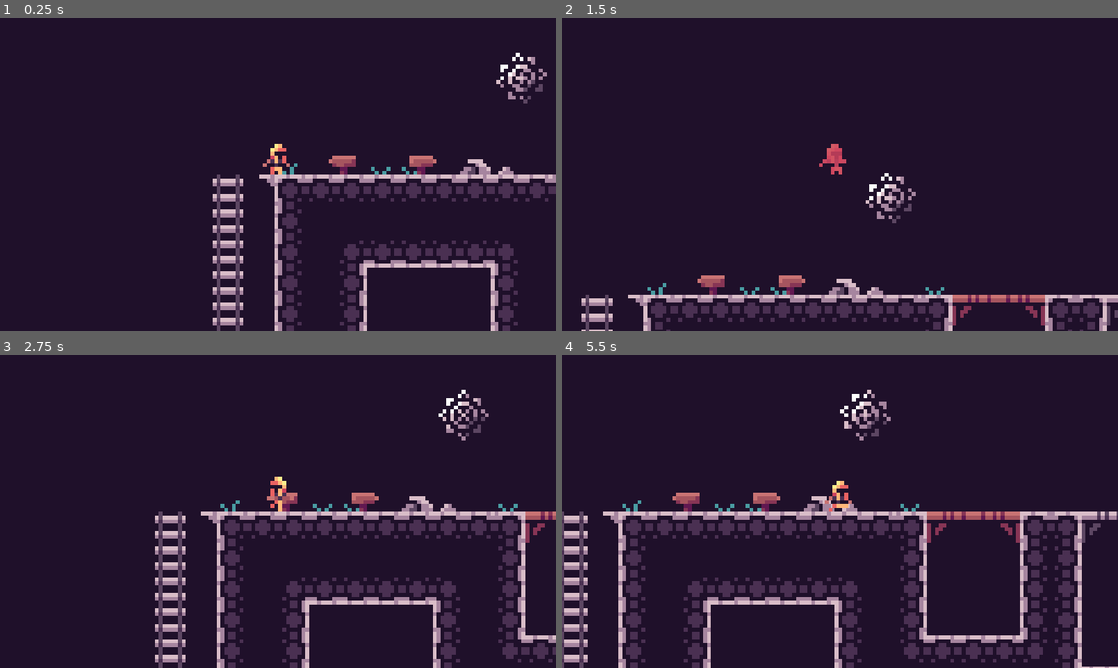
Above: before the commit, frames 1-4 (two rows, left to right).
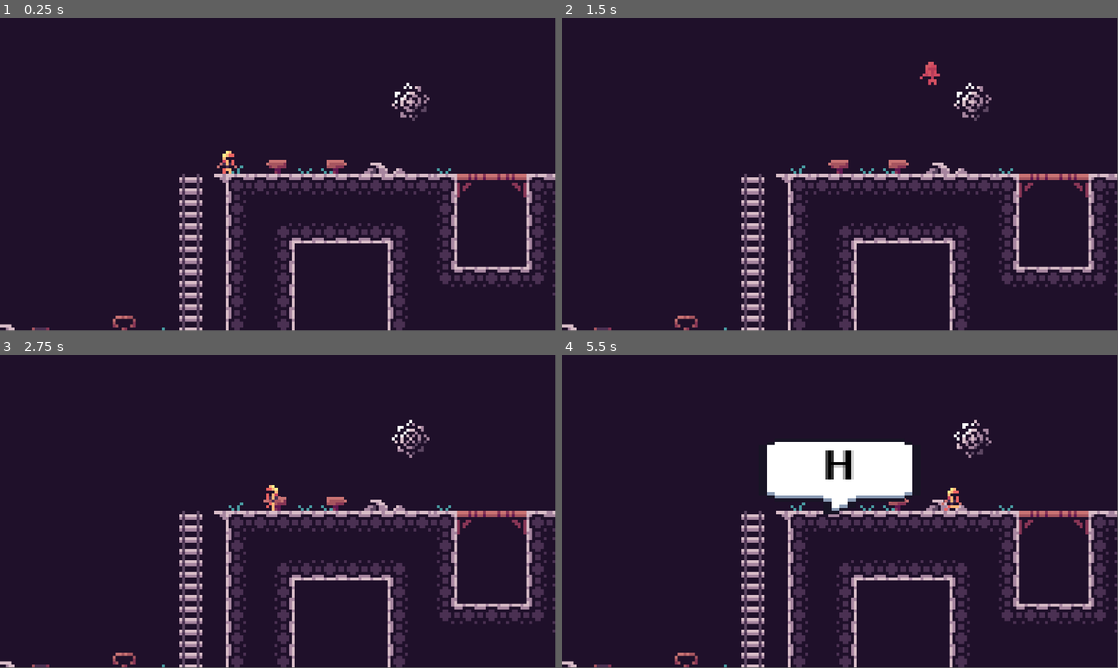
Above: after the commit, the same moments.

Repository: kjardine00/MetroidvaniaPuzzleGame
Game: Godot game, scene res://RoomBuilder/room_template.tscn
The game is run twice, just before and just after one commit, with the same random seed, the same clock (stepped at 60 frames per second) and the same inputs. The project has no main scene, so this scene is started directly.
Inputs:
- Up to frame 1 (0.25 s): no input
- Up to frame 2 (1.5 s): tap Enter at 0.5 s; hold F (interact) 0.53-1.28 s; hold D (move_right) from 0.53 s (still down); tap K (jump) at 0.77 s; tap J (attack) at 1.35 s
- Up to frame 3 (2.75 s): tap K (jump) at 1.52 s; tap F (interact) at 1.55 s; release D (move_right) at 2.03 s; hold A (move_left) from 2.03 s (still down); hold F (interact) from 2.03 s (still down)
- Up to frame 4 (5.5 s): release A (move_left) at 2.78 s; release F (interact) at 2.78 s; hold D (move_right) 2.78-4.28 s; tap F (interact) at 2.85, 3.8, 4.35 s; tap K (jump) at 3.02, 3.77, 4.52 s; hold J (attack) 3.53-4.28 s; tap 0 (debug_input, bound only after the commit) at 4.15 s; hold A (move_left) 4.28-5.03 s; hold D (move_right) from 5.03 s (still down); hold F (interact) from 5.03 s (still down)
In our replay, the window is 800x450 before the commit and 799x449 after it. These sizes can differ from the game's own. Grey fills any space a smaller window leaves; there, only what the larger window draws over its background counts as a difference.

The runs differ from the first frame. In frame 1, 14% of the frame differs, in the area x 0-100%, y 11-100%; in frame 2, 14%; in frame 3, 15%; in frame 4, 24%.

Commit message:
update to current position before changes

Diff:
--- a/Components/Interaction/interact_comp.gd
+++ b/Components/Interaction/interact_comp.gd
@@ -10,3 +10,7 @@
 
 func stop_interacting(actor: Player) -> void:
     left_interact_area.emit(actor)
+
+func _process(delta: float) -> void:
+    if Input.is_action_just_pressed("debug_input"):
+        interact_action.emit("DEBUG")
--- a/Player/_Player/player_2.tscn
+++ b/Player/_Player/player_2.tscn
@@ -400,4 +400,3 @@
 visible = false
 
 [node name="Camera2D" type="Camera2D" parent="."]
-zoom = Vector2(2, 2)
--- a/RoomBuilder/Props/sign.tscn
+++ b/RoomBuilder/Props/sign.tscn
@@ -8,6 +8,7 @@
 script = ExtResource("1_wuacy")
 sprite = NodePath("Sprite2D")
 interact_comp = NodePath("InteractComp")
+sign_text = Array[String](["\"Hello this is the signs text"])
 
 [node name="Sprite2D" type="Sprite2D" parent="."]
 position = Vector2(0, -4)
@@ -17,3 +18,6 @@
 
 [node name="InteractComp" parent="." instance=ExtResource("3_e12pl")]
 position = Vector2(0, -4)
+
+[node name="Camera2D" type="Camera2D" parent="."]
+zoom = Vector2(10, 10)
--- a/RoomBuilder/room_template.tscn
+++ b/RoomBuilder/room_template.tscn
@@ -91,12 +91,14 @@
 position = Vector2(205, 104)
 contents = Array[PackedScene]([])
 
-[node name="Sign" parent="." instance=ExtResource("16_g1rub")]
+[node name="LSign" parent="." instance=ExtResource("16_g1rub")]
 position = Vector2(258, 48)
+sign_text = Array[String](["Hello! This is the left sign"])
 
-[node name="Sign2" parent="." instance=ExtResource("16_g1rub")]
+[node name="RSign" parent="." instance=ExtResource("16_g1rub")]
 position = Vector2(278, 48)
 direction = 1
+sign_text = Array[String](["This is the Right Sign"])
 
 [node name="Player2" parent="." instance=ExtResource("4_lkh77")]
 position = Vector2(241, 47)
--- a/Scripts/Dialog/dialog_box.tscn
+++ /dev/null
@@ -1,3 +0,0 @@
-[gd_scene format=3 uid="uid://depryfwi3hoh7"]
-
-[node name="DialogueBox" type="MarginContainer"]
--- a/Scripts/Dialog/dialog_manager.gd
+++ b/Scripts/Dialog/dialog_manager.gd
@@ -1,6 +1,6 @@
 extends Node
 
-@onready var dialog_box = preload("res://Scripts/Dialog/dialog_box.tscn")
+@onready var dialog_box = preload("res://UI/dialog_box.tscn")
 
 var dialog_lines: Array[String] = []
 var current_line_index := 0
@@ -11,48 +11,48 @@
 var active_dialog := false
 var can_advance := false
 
-func _on_interact_action(lines: Array[String], position: Vector2) -> void:
-    if active_dialog:
-        continue_dialog()
-    else:
-        _start_dialog(lines, position)
+func on_interact_action(lines: Array[String], position: Vector2) -> void:
+	if active_dialog:
+		continue_dialog()
+	else:
+		_start_dialog(lines, position)
 
 func _start_dialog(lines: Array[String], position: Vector2) -> void:
-    if active_dialog:
-        return
+	if active_dialog:
+		return
 
-    dialog_lines = lines
-    text_box_position = position
-    _show_dialog_box()
+	dialog_lines = lines
+	text_box_position = position
+	_show_dialog_box()
 
-    active_dialog = true
-    current_line_index = 0
+	active_dialog = true
+	current_line_index = 0
 
 func _show_dialog_box() -> void:
-    text_box = dialog_box.instantiate()
-    text_box.finished_displaying_text.connect(func():
-        can_advance = true)
-    get_tree().current_scene.add_child(text_box)
-    text_box.global_position = text_box_position
-    text_box.display_text(dialog_lines[current_line_index])
+	text_box = dialog_box.instantiate()
+	text_box.finished_displaying_text.connect(func():
+		can_advance = true)
+	get_tree().current_scene.add_child(text_box)
+	text_box.global_position = text_box_position
+	text_box.display_text(dialog_lines[current_line_index])
 
-    can_advance = false
+	can_advance = false
 
 func continue_dialog() -> void:
-    if active_dialog and can_advance:
-        text_box.queue_free()
+	if active_dialog and can_advance:
+		text_box.queue_free()
 
-        current_line_index += 1
+		current_line_index += 1
 
-        if current_line_index >= dialog_lines.size():
-            active_dialog = false
-            current_line_index = 0
-            return
+		if current_line_index >= dialog_lines.size():
+			active_dialog = false
+			current_line_index = 0
+			return
 
-        _show_dialog_box()
+		_show_dialog_box()
 
 func close_dialog() -> void:
-    if active_dialog:
-        text_box.queue_free()
-        active_dialog = false
-        current_line_index = 0
+	if active_dialog:
+		text_box.queue_free()
+		active_dialog = false
+		current_line_index = 0
--- /dev/null
+++ b/Scripts/Dialog/dialog_manager2.gd
@@ -0,0 +1 @@
+extends Node
--- /dev/null
+++ b/Scripts/Dialog/dialogue_box.gd
@@ -0,0 +1,109 @@
+
+extends MarginContainer
+
+signal finished_displaying_text
+
+@export var dialog_label: Label
+@export var timer: Timer
+
+@export var amount_to_offset_above_character: int
+
+const MAX_WIDTH := 56
+const MAX_HEIGHT := 32
+
+var text := ""
+var letter_index := 0
+var is_parsing := false
+var curretn_parsed_text := ""
+var display_text_array : Array[String] = []
+
+var letter_timer := 0.03
+var space_timer := 0.06
+var punc_timer := 0.02
+
+var ui_textures : Dictionary = {}
+
+func display_text(text_to_display: String) -> void:
+	text = text_to_display
+	display_text_array.clear()
+
+	# Pre-calculate the full text with UI textures replaced and build display array
+	var full_text = ""
+	var i = 0
+	while i < text.length():
+		if text[i] == "%":
+			var start = i
+			i += 1
+			while i < text.length() and text[i] != "%":
+				i += 1
+			if i < text.length():
+				var key = text.substr(start, i - start + 1)
+				if key in ui_textures:
+					# Add the rich text element as a single unit
+					display_text_array.append("[img=14]" + ui_textures[key] + "[/img]")
+					full_text += "[img=14]" + ui_textures[key] + "[/img]"
+				else:
+					display_text_array.append(key)
+					full_text += key
+				i += 1
+			else:
+				display_text_array.append(text.substr(start))
+				full_text += text.substr(start)
+		else:
+			display_text_array.append(text[i])
+			full_text += text[i]
+			i += 1
+
+	# Set the full text to calculate size
+	dialog_label.text = full_text
+	await resized
+
+	custom_minimum_size.x = min(size.x, MAX_WIDTH)
+
+	if size.x > MAX_WIDTH:
+		dialog_label.autowrap_mode = TextServer.AUTOWRAP_WORD
+		await resized
+		custom_minimum_size.y = size.y
+
+	global_position.x -= size.x / 2
+	global_position.y -= size.y / 2 + amount_to_offset_above_character
+
+	# Clear and start displaying
+	dialog_label.text = ""
+	letter_index = 0
+	_display_letter()
+
+func _display_letter() -> void:
+	if letter_index >= display_text_array.size():
+		finished_displaying_text.emit()
+		return
+
+	var current_element = display_text_array[letter_index]
+
+	# Add the current element to the display
+	if current_element == "  ":  # This is a UI texture placeholder
+		var key = text.substr(text.find("%", letter_index), text.find("%", letter_index + 1) - text.find("%", letter_index) + 1)
+		dialog_label.text += "[img=14]" + ui_textures[key] + "[/img]"
+	else:
+		dialog_label.text += current_element
+
+	# Set timer for next element
+	if letter_index + 1 < display_text_array.size():
+		var next_element = display_text_array[letter_index + 1]
+		if next_element == "  ":  # UI texture placeholder
+			timer.start(letter_timer * 2)
+		elif next_element == " ":
+			timer.start(space_timer)
+		elif next_element in ["!", ".", "?", ","]:
+			timer.start(punc_timer)
+		else:
+			timer.start(letter_timer)
+
+	letter_index += 1
+
+	if letter_index >= display_text_array.size():
+		finished_displaying_text.emit()
+		return
+
+func _on_letter_display_timer_timeout() -> void:
+	_display_letter()
--- a/Scripts/RoomProps/sign.gd
+++ b/Scripts/RoomProps/sign.gd
@@ -5,15 +5,26 @@
 
 @export var sprite : Sprite2D
 @export var interact_comp : InteractComponent
+@export var sign_text : Array[String] = []
 
 func _ready() -> void:
-    match direction:
-        DIRECTION.LEFT:
-            sprite.region_rect.position.x = 0
-        DIRECTION.RIGHT:
-            sprite.region_rect.position.x = 8
+	match direction:
+		DIRECTION.LEFT:
+			sprite.region_rect.position.x = 0
+		DIRECTION.RIGHT:
+			sprite.region_rect.position.x = 8
 
-    interact_comp.interact_action.connect(_on_interact_action)
+	interact_comp.interact_action.connect(_on_interact_action)
+	interact_comp.left_interact_area.connect(_on_left_interact_area)
 
-func _on_interact_action(interactor: Player) -> void:
-    print_debug("[Sign] Interacted with by: ", interactor.name)
+func _on_interact_action(_interactor) -> void:
+	print_debug("[Sign] Interacted with by: ", _interactor)
+	if sign_text.size() < 1:
+		push_error("[Sign] No text found in : ", self)
+		return
+	else:
+		DialogManager.on_interact_action(sign_text, self.global_position)
+
+func _on_left_interact_area() -> void:
+	if DialogManager.active_dialog:
+		DialogManager.close_dialog()
--- a/UI/base_theme.tres
+++ b/UI/base_theme.tres
@@ -5,3 +5,5 @@
 [resource]
 default_font = ExtResource("1_senvt")
 default_font_size = 24
+Label/colors/font_color = Color(0, 0, 0, 1)
+Label/font_sizes/font_size = 14
--- /dev/null
+++ b/UI/dialog_box.tscn
@@ -0,0 +1,32 @@
+[gd_scene load_steps=4 format=3 uid="uid://depryfwi3hoh7"]
+
+[ext_resource type="Script" uid="uid://8jnwob8vnjko" path="res://Scripts/Dialog/dialogue_box.gd" id="1_diy2i"]
+[ext_resource type="Texture2D" uid="uid://c6umdg2fnubjv" path="res://Assets/UI/UI_Pop_Up.png" id="2_6co6m"]
+[ext_resource type="Theme" uid="uid://c1na8k0wp2es" path="res://UI/base_theme.tres" id="3_6co6m"]
+
+[node name="DialogueBox" type="MarginContainer" node_paths=PackedStringArray("dialog_label", "timer")]
+offset_right = 40.0
+offset_bottom = 26.0
+size_flags_horizontal = 4
+script = ExtResource("1_diy2i")
+dialog_label = NodePath("MarginContainer/Label")
+timer = NodePath("Timer")
+amount_to_offset_above_character = 12
+
+[node name="NinePatchRect" type="NinePatchRect" parent="."]
+layout_mode = 2
+texture = ExtResource("2_6co6m")
+region_rect = Rect2(14, 14, 20, 24)
+
+[node name="MarginContainer" type="MarginContainer" parent="."]
+layout_mode = 2
+theme_override_constants/margin_left = 8
+theme_override_constants/margin_right = 8
+theme_override_constants/margin_bottom = 8
+
+[node name="Label" type="Label" parent="MarginContainer"]
+layout_mode = 2
+theme = ExtResource("3_6co6m")
+horizontal_alignment = 1
+
+[node name="Timer" type="Timer" parent="."]
--- a/project.godot
+++ b/project.godot
@@ -16,17 +16,15 @@
 
 [autoload]
 
-InputHandler="*res://z.Depreciated/input_handler.gd"
+InputHandler="res://z.Depreciated/input_handler.gd"
 Global="*res://Global/global.gd"
+DialogManager="*res://Scripts/Dialog/dialog_manager.gd"
 
 [display]
 
-window/size/viewport_width=2304
-window/size/viewport_height=1296
+window/size/viewport_width=1920
+window/size/viewport_height=1080
 window/size/initial_position_type=3
-window/size/resizable=false
-window/stretch/mode="viewport"
-window/stretch/scale=8.0
 window/stretch/scale_mode="integer"
 
 [editor_plugins]
@@ -84,6 +82,11 @@
 , Object(InputEventKey,"resource_local_to_scene":false,"resource_name":"","device":-1,"window_id":0,"alt_pressed":false …(183 unchanged characters)…
 ]
 }
+debug_input={
+"deadzone": 0.2,
+"events": [Object(InputEventKey,"resource_local_to_scene":false,"resource_name":"","device":-1,"window_id":0,"alt_pressed":false,"shift_pressed":false,"ctrl_pressed":false,"meta_pressed":false,"pressed":false,"keycode":0,"physical_keycode":48,"key_label":0,"unicode":48,"location":0,"echo":false,"script":null)
+]
+}
 
 [layer_names]
 
Binary file added: Assets/UI/UI_Pop_Up.png
Not shown, added: Assets/UI/UI_Pop_Up.png.import
Not shown, added: Scripts/Dialog/dialog_manager2.gd.uid
Not shown, added: Scripts/Dialog/dialogue_box.gd.uid
